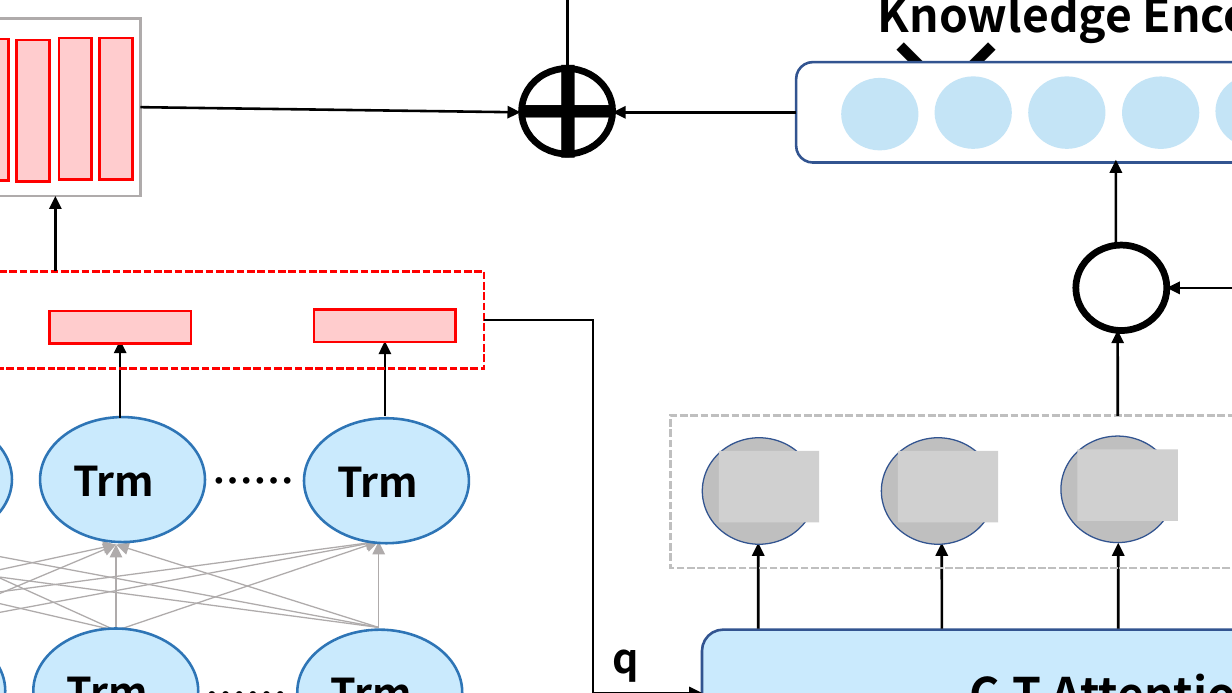
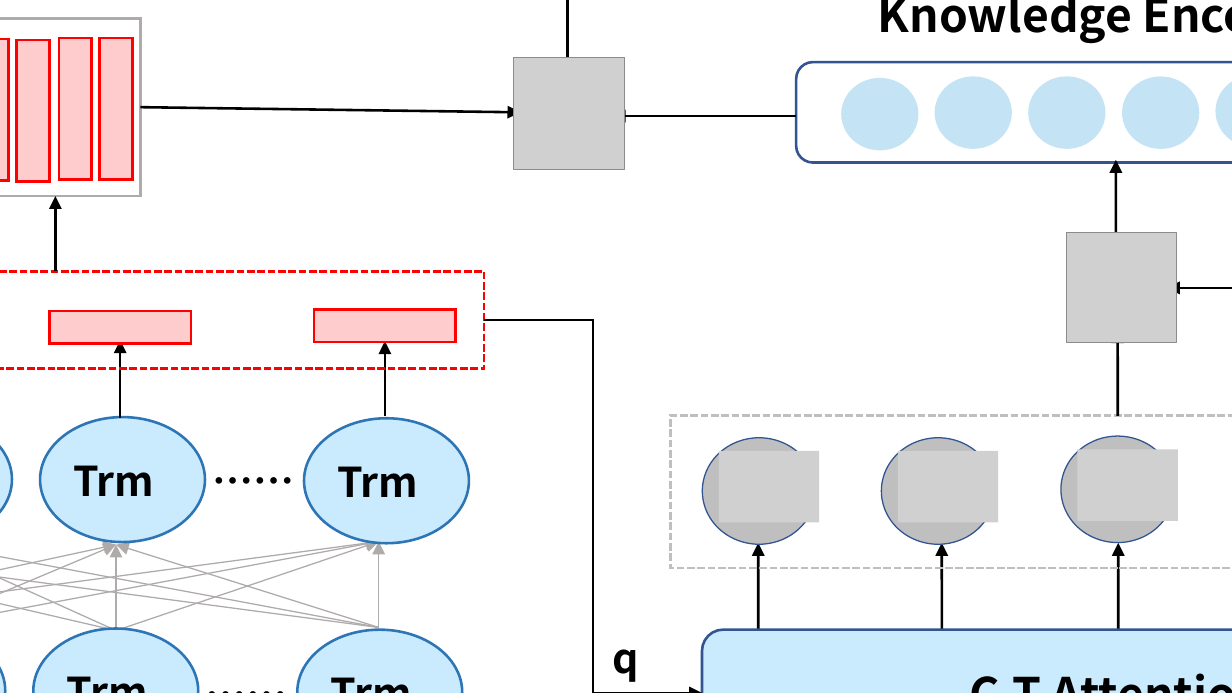
Before and after one commit to weixiao2333/zjuthesis-mphil, a slide deck: slide 16 of 论文图.pptx. Drawn at 1232x693 pixels with LibreOffice and Linux fonts; fonts in the diff are those of the drawing; grey boxes stand for pictures; background and template pictures are left out. Boxes give left, top, right and bottom in pixels: in the first picture for what was removed or moved away, otherwise in the second. Text is boxed around its words. In the diff, an @@ line names an element or a change of style, - is before the commit and + after.

```diff
--- a/论文图.pptx
+++ b/论文图.pptx
@@ text removed at (494, 0, 644, 224) @@
-+
@@ picture added at (514, 57, 626, 169) @@
@@ ellipse removed at (522, 68, 613, 153) @@
@@ arrow moved from (797, 113) - (613, 113) to (797, 116) - (613, 116) @@
@@ text removed at (1034, 193, 1209, 389) @@
-×
@@ picture added at (1067, 232, 1177, 342) @@
@@ ellipse removed at (1076, 245, 1166, 330) @@
```
Also in this commit, not shown: 12 other slides changed, 1 slide added, 6 other files.
